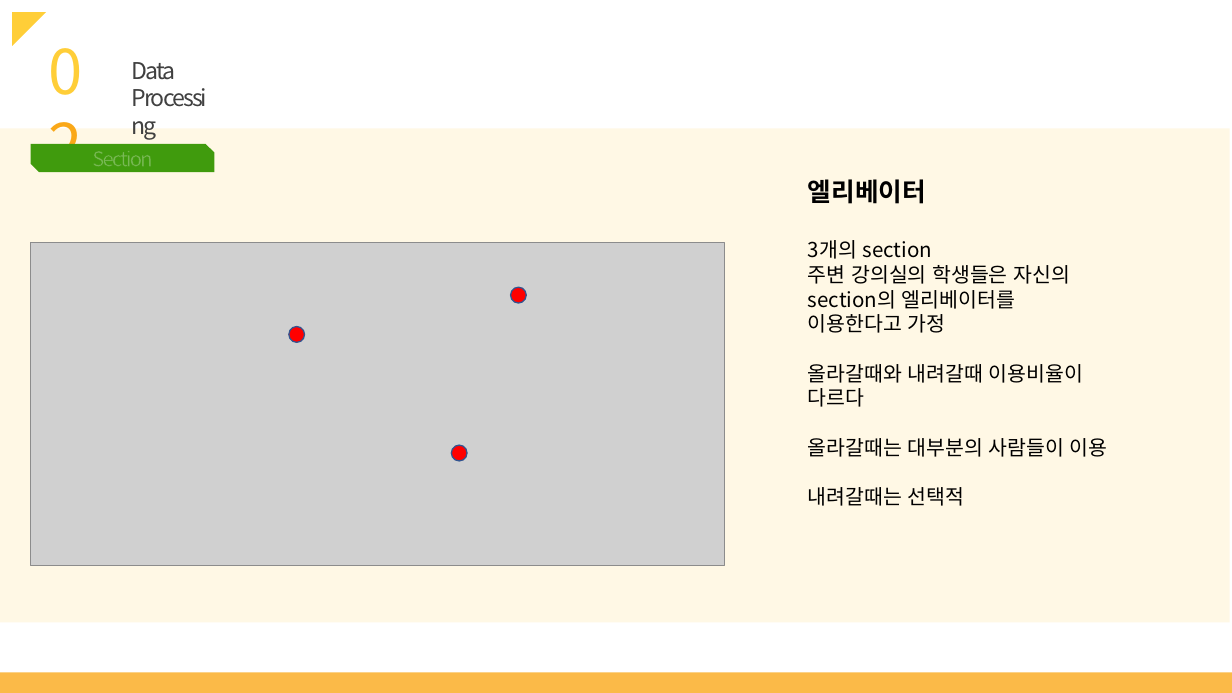
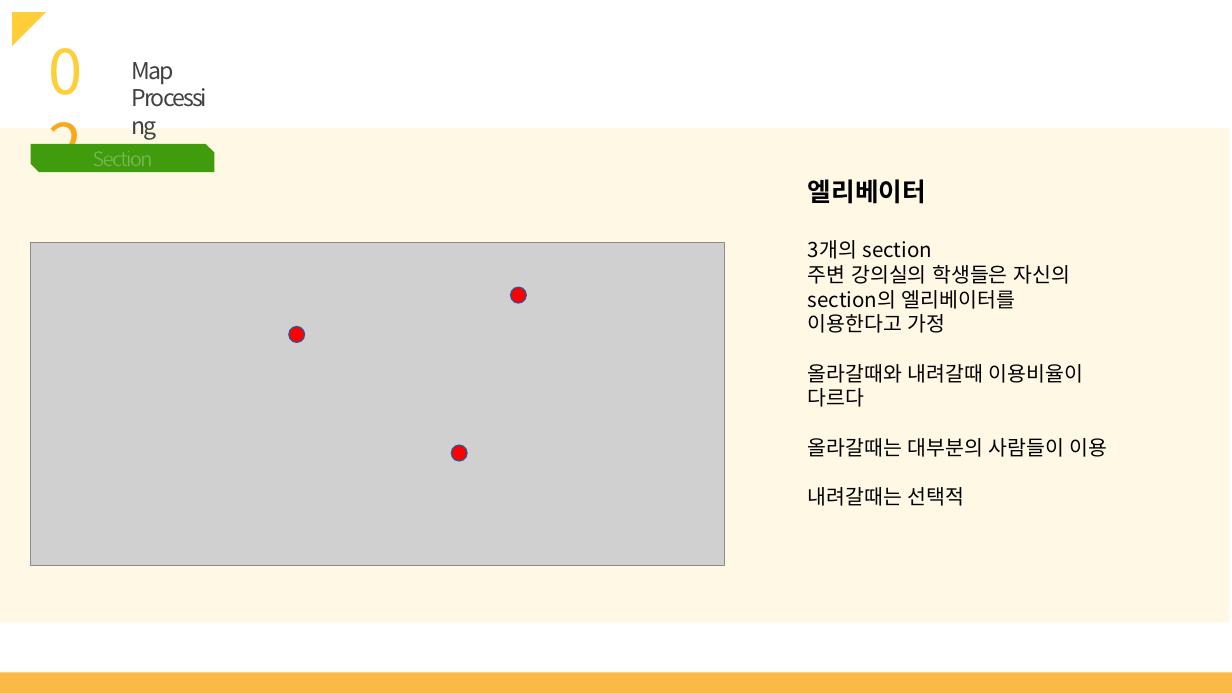
Before and after one commit to onemoonStudio/DataStructureDesign, a slide deck: slide 5 of presentation/week3.pptx. Drawn at 1232x693 pixels with LibreOffice and Linux fonts; fonts in the diff are those of the drawing; grey boxes stand for pictures. Boxes give left, top, right and bottom in pixels: in the first picture for what was removed or moved away, otherwise in the second. Text is boxed around its words. In the diff, an @@ line names an element or a change of style, - is before the commit and + after.

```diff
--- a/presentation/week3.pptx
+++ b/presentation/week3.pptx
@@ text at bbox=[132, 62, 174, 84]: text changed @@
-Data
+Map
```
Also in this commit, not shown: 4 other slides changed.
